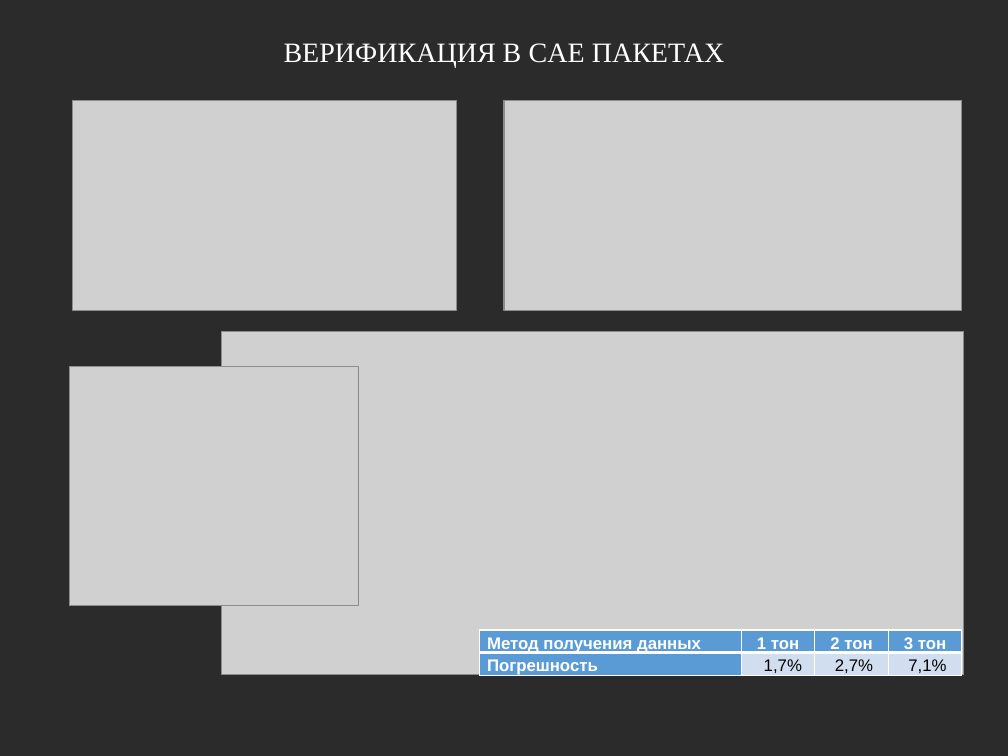
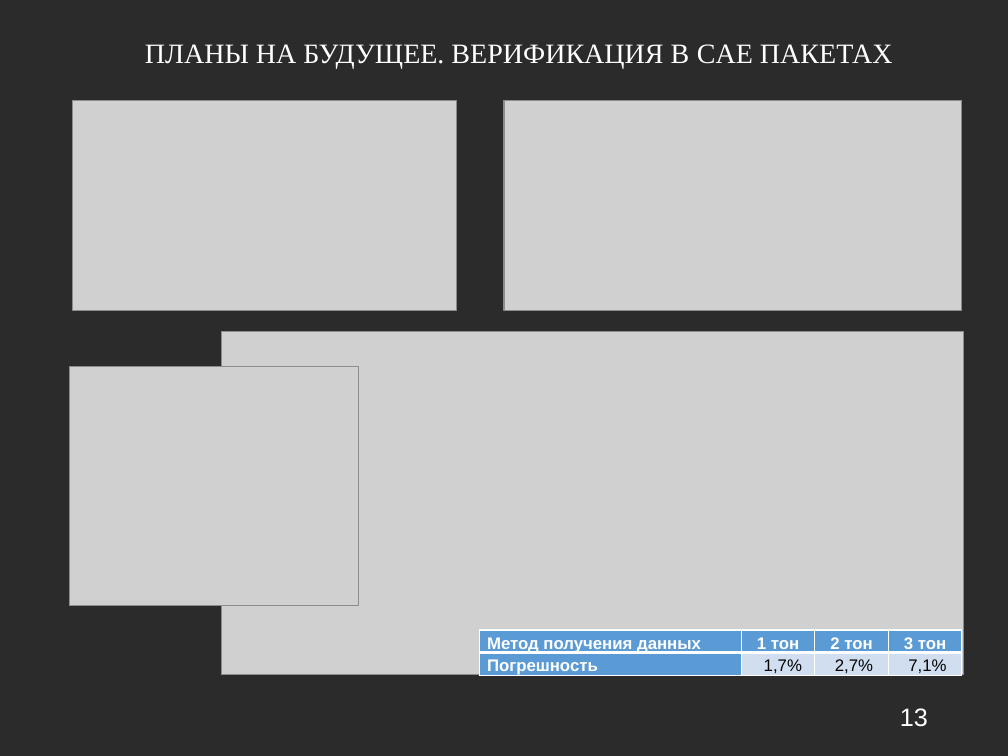
Before and after one commit to SmetanaPrototype/UniFlight, a slide deck: slide 13 of docs/Сметана. Диссертация.pptx (slide 14 before the commit). Drawn at 1008x756 pixels with LibreOffice and Linux fonts; fonts in the diff are those of the drawing; grey boxes stand for pictures; background and template pictures are left out; a plain dark background stands for a picture behind light text. Boxes give left, top, right and bottom in pixels: in the first picture for what was removed or moved away, otherwise in the second. Text is boxed around its words. In the diff, an @@ line names an element or a change of style, - is before the commit and + after.

```diff
--- a/docs/Сметана. Диссертация.pptx
+++ b/docs/Сметана. Диссертация.pptx
@@ title at (145, 44, 893, 69): text changed @@
-ВЕРИФИКАЦИЯ В CAE ПАКЕТАХ
+ПЛАНЫ НА БУДУЩЕЕ. ВЕРИФИКАЦИЯ В CAE ПАКЕТАХ
@@ text added at (900, 708, 928, 727), 18 pt, text #FFFFFF @@
+13
```
Also in this commit, not shown: 16 other slides changed, 1 slide added, 6 slides removed, 3 other files.
